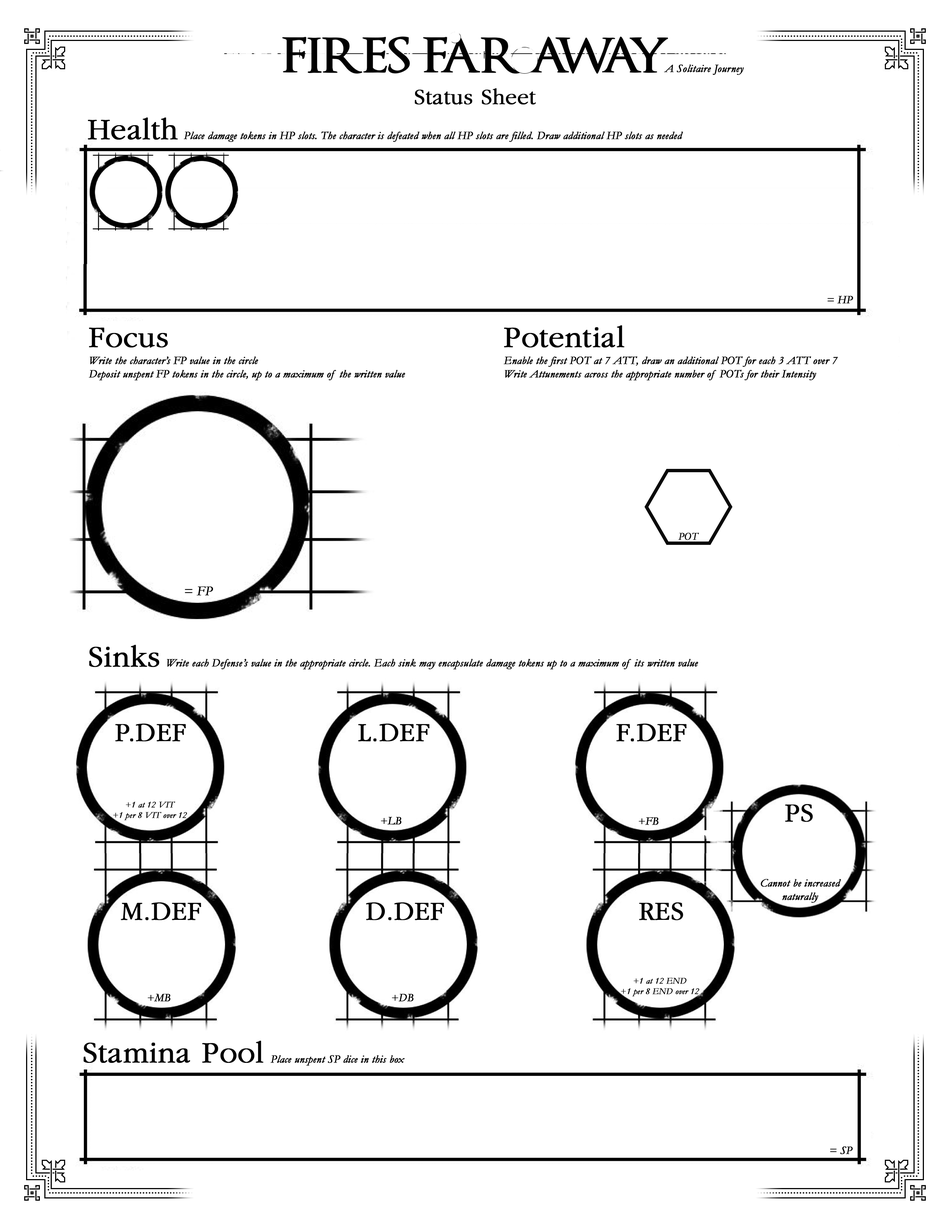
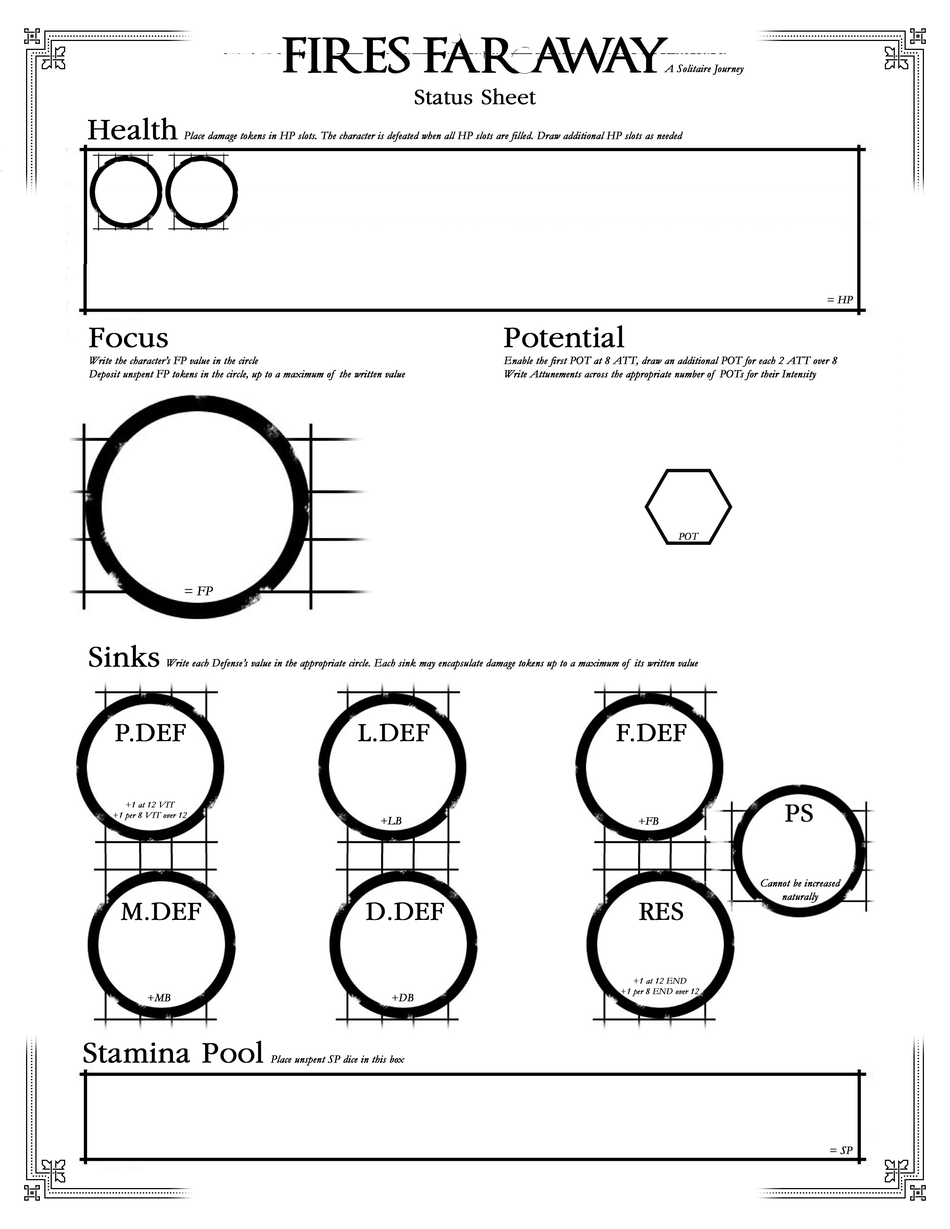
Layers edited between the first and the second 950 x 1229 image:
renamed "Enable the first POT at 7 ATT, draw an additional POT for each" to "Enable the first POT at 8 ATT, draw an additional POT for each", painted on it over box(604, 356, 838, 365)
